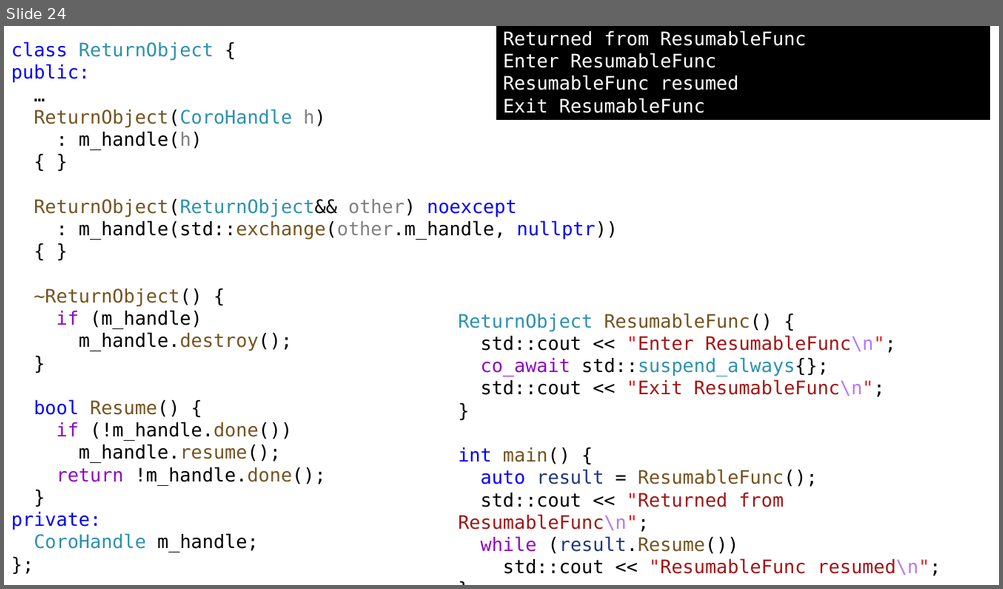
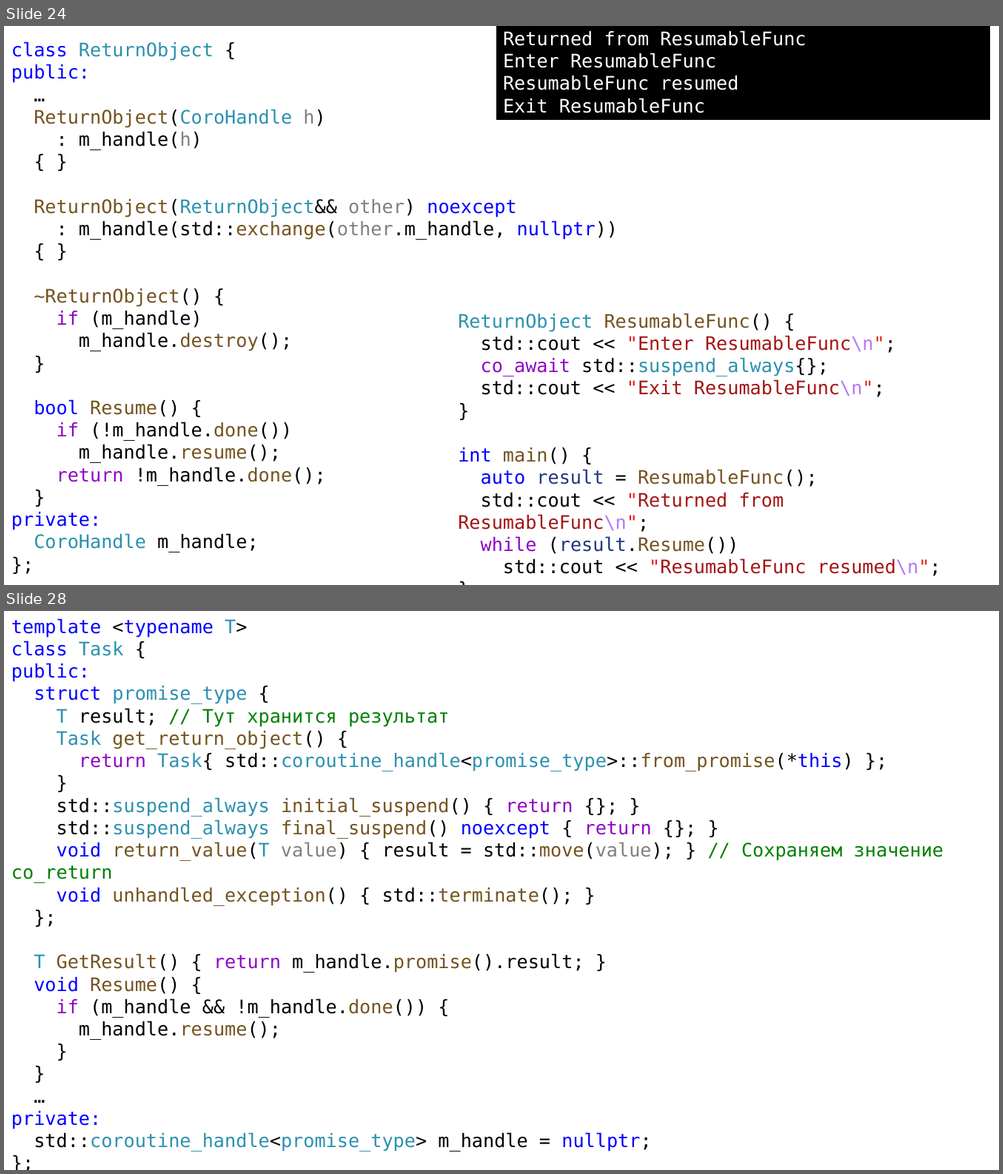
Before and after one commit to alexey-malov/pc, a slide deck: lectures/12/Coroutines.pptx. Shown one above the other, each under a label of ours: slide 24 before the commit, slides 24 and 28 after it; the slides between them are not shown. The pictures are 1003x589 and 1003x1174 pixels, drawn with LibreOffice and Linux fonts; fonts in the diff are those of the drawing. Boxes give left, top, right and bottom in pixels: in the first picture for what was removed or moved away, otherwise in the second. Text is boxed around its words. In the diff, an @@ line names an element or a change of style, - is before the commit and + after.

```diff
--- a/lectures/12/Coroutines.pptx
+++ b/lectures/12/Coroutines.pptx
@@ slide 28 added at (x1=4, y1=611, x2=999, y2=1170), background #FFFFFF @@
@@ text added at (x1=11, y1=618, x2=943, y2=1152), 18 pt, text #000000 @@
+template <typename T>
+class Task {
+public:
+struct promise_type {
+T result; // Тут хранится результат
+Task get_return_object() {
+return Task{ std::coroutine_handle<promise_type>::from_promise(*this) };
+}
+std::suspend_always initial_suspend() { return {}; }
+std::suspend_always final_suspend() noexcept { return {}; }
+void return_value(T value) { result = std::move(value); } // Сохраняем значение co_return
+void unhandled_exception() { std::terminate(); }
+};
+T GetResult() { return m_handle.promise().result; }
+void Resume() {
+if (m_handle && !m_handle.done()) {
+m_handle.resume();
+}
+}
+…
+private:
+std::coroutine_handle<promise_type> m_handle = nullptr;
+};
```
Also in this commit, not shown: 2 slides changed, 24 other slides added, 12 other files.
